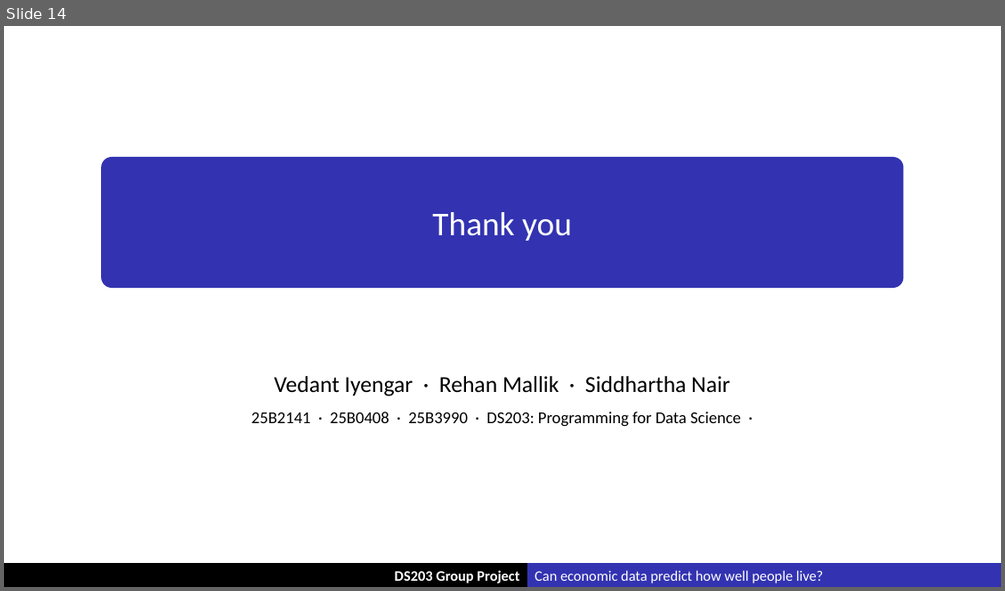
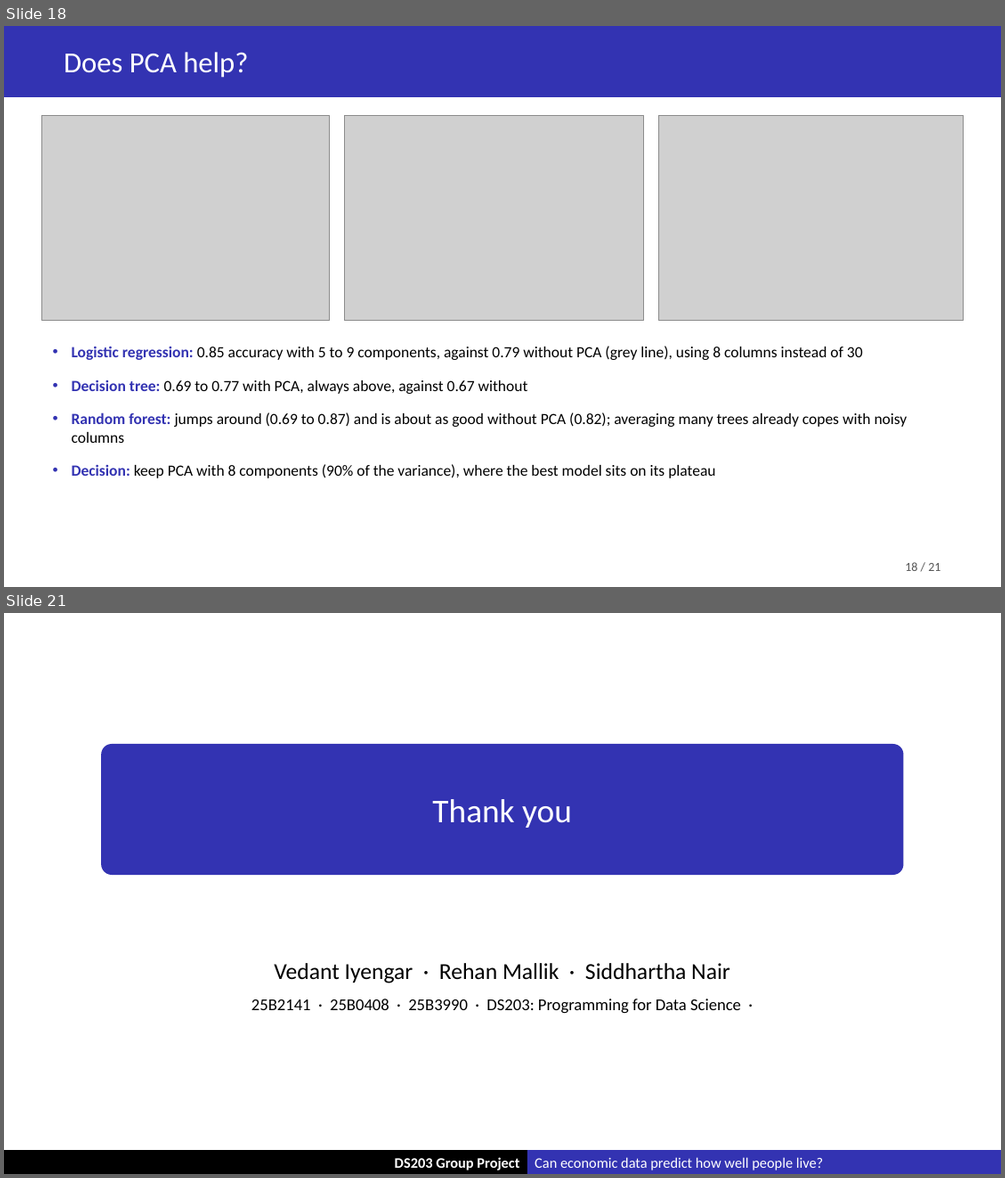
Before and after one commit to Soemon007/DS203_GroupProject, a slide deck: deliverables/DS203_Slides.pptx. Shown one above the other, each under a label of ours: slide 14 before the commit, slides 18 and 21 after it; the slides between them are not shown. The pictures are 1005x591 and 1005x1178 pixels, drawn with LibreOffice and Linux fonts; fonts in the diff are those of the drawing; grey boxes stand for pictures. Boxes give left, top, right and bottom in pixels: in the first picture for what was removed or moved away, otherwise in the second. Text is boxed around its words. In the diff, an @@ line names an element or a change of style, - is before the commit and + after.

```diff
--- a/deliverables/DS203_Slides.pptx
+++ b/deliverables/DS203_Slides.pptx
@@ slide 18 added at (x1=4, y1=26, x2=1001, y2=587), background #FFFFFF @@
@@ rectangle added at (x1=4, y1=26, x2=1001, y2=97), fill #3333B2 @@
@@ text added at (x1=64, y1=52, x2=248, y2=78), 28 pt, text #FFFFFF @@
+Does PCA help?
@@ picture added at (x1=41, y1=116, x2=329, y2=320) @@
@@ picture added at (x1=344, y1=116, x2=644, y2=320) @@
@@ picture added at (x1=659, y1=116, x2=963, y2=320) @@
@@ text added at (x1=72, y1=346, x2=907, y2=478), 15 pt, text #000000 @@
+• Logistic regression: 0.85 accuracy with 5 to 9 components, against 0.79 without PCA (grey line), using 8 columns instead of 30
+• Decision tree: 0.69 to 0.77 with PCA, always above, against 0.67 without
+• Random forest: jumps around (0.69 to 0.87) and is about as good without PCA (0.82); averaging many trees already copes with noisy columns
+• Decision: keep PCA with 8 components (90% of the variance), where the best model sits on its plateau
@@ text added at (x1=905, y1=562, x2=940, y2=571), 12 pt, text #555555 @@
+18 / 21
@@ what was slide 14 is now slide 21 @@
```
Also in this commit, not shown: 12 slides changed, 6 other slides added.
